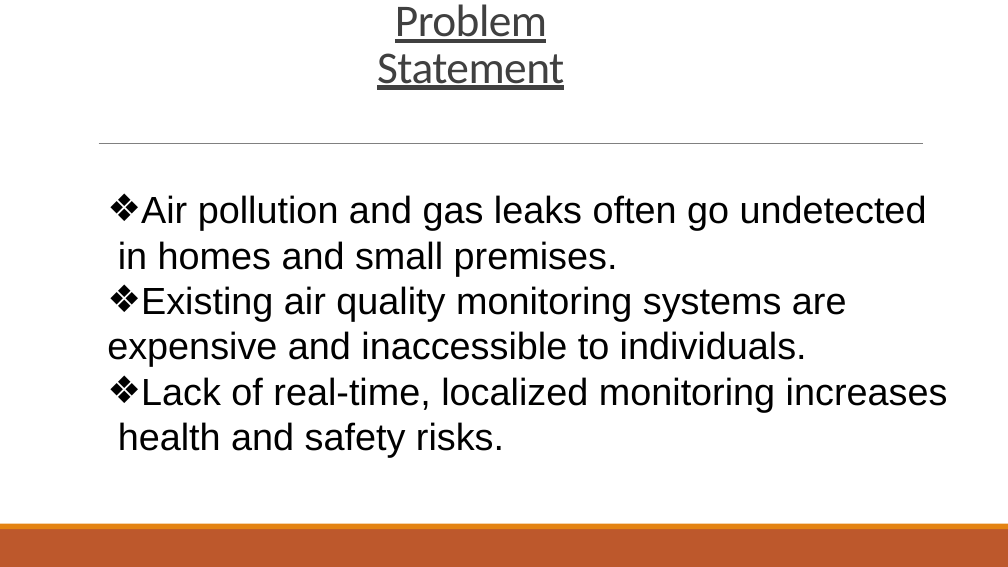
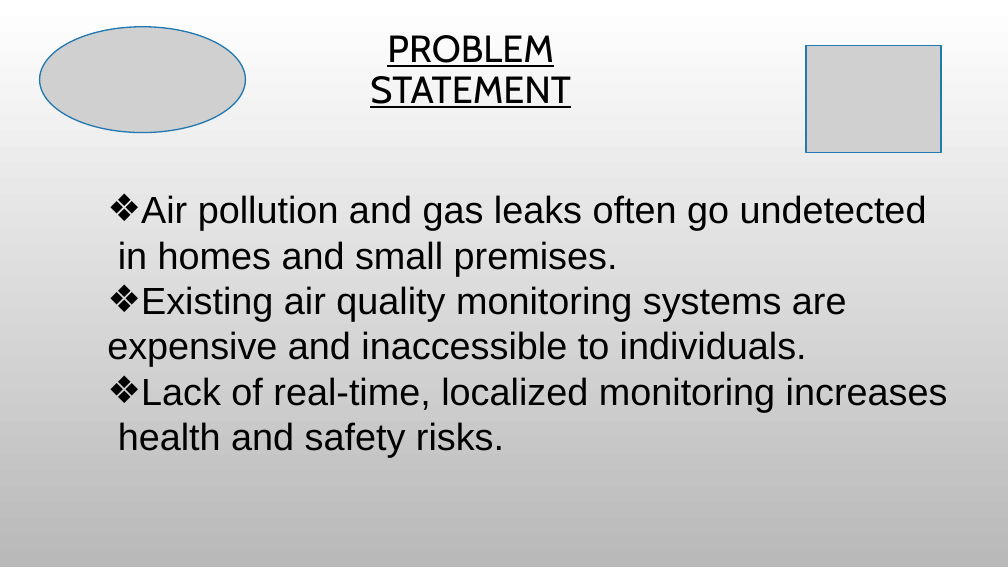
Before and after one commit to joshuamuthenya/finalyearproject_all_content, a slide deck: slide 3 of iotbasedairqualitymonitoringsystem.pptx (slide 4 before the commit). Drawn at 1008x567 pixels with LibreOffice and Linux fonts; fonts in the diff are those of the drawing; grey boxes stand for pictures; background and template pictures are left out. Boxes give left, top, right and bottom in pixels: in the first picture for what was removed or moved away, otherwise in the second. Text is boxed around its words. In the diff, an @@ line names an element or a change of style, - is before the commit and + after.

```diff
--- a/iotbasedairqualitymonitoringsystem.pptx
+++ b/iotbasedairqualitymonitoringsystem.pptx
@@ background #FFFFFF to picture (left out) @@
@@ picture added at box(39, 26, 245, 132) @@
@@ title "PROBLEM STATEMENT" at box(370, 35, 571, 108): vertical alignment bottom to middle @@
@@ title at box(370, 35, 571, 108): text changed; size 43.2 to 36 pt; font Calibri to Cabin; text colour #404040 to #000000 @@
-Problem Statement
+PROBLEM STATEMENT
@@ picture added at box(806, 45, 941, 153) @@
@@ line removed from (99, 144) to (923, 144) @@
@@ text at box(141, 195, 948, 412): indent changed @@
@@ rectangle removed at box(0, 529, 1008, 567) @@
@@ rectangle removed at box(0, 524, 1008, 529) @@
```
Also in this commit, not shown: 9 other slides changed, 4 slides added, 3 slides removed, 45 other files.
